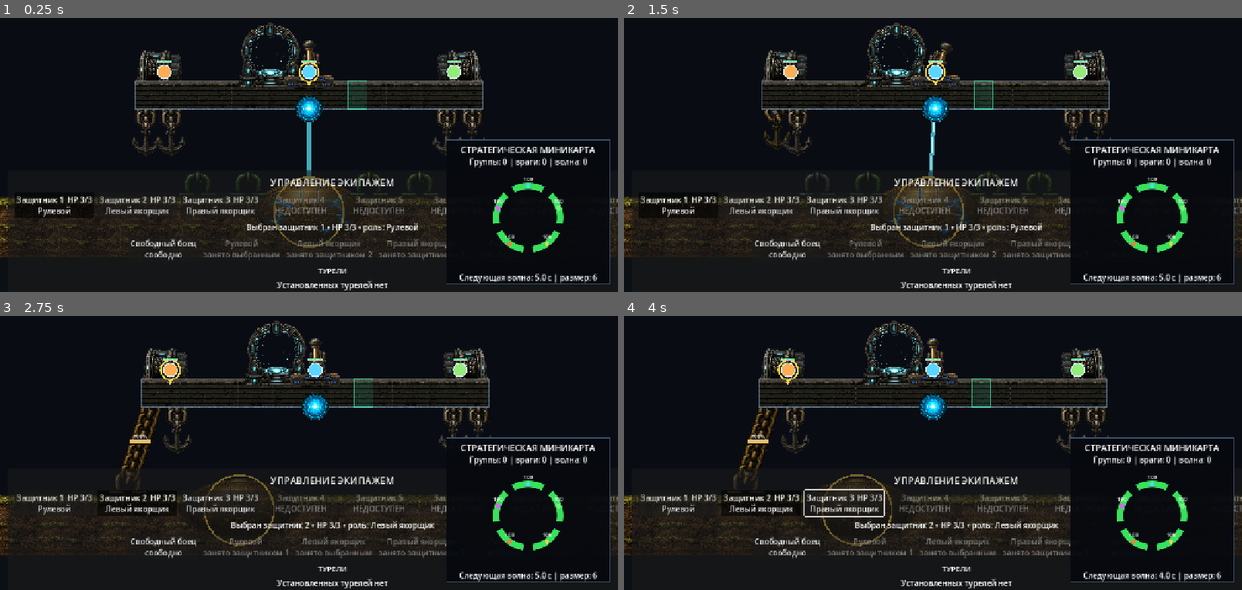
Above: before the commit, frames 1-4 (two rows, left to right).
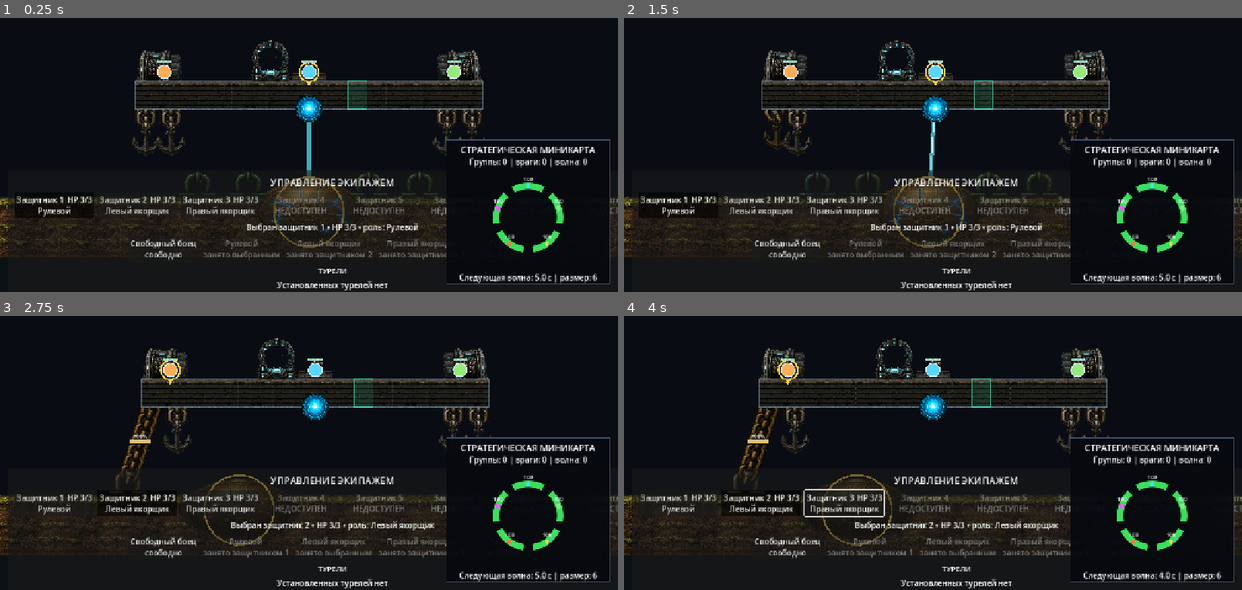
Above: after the commit, the same moments.

Repository: bageus/GloryProtect
Game: Godot game, scene res://scenes/game/game_root_with_flyers.tscn
The game is run twice, just before and just after one commit, with the same random seed, the same clock (stepped at 60 frames per second) and the same inputs.
Inputs (mouse positions are in pixels of both pictures, inside the frame that each line leads up to):
- Up to frame 1 (0.25 s): no input
- Up to frame 2 (1.5 s): click "Защитник 1 HP 3/3 Рулевой" at 0.5 s; tap Enter (ui_accept) at 1.25 s; move the mouse to (1068, 100) at 1.27 s; hold Right (ui_right) from 1.28 s (still down); tap 1 at 1.35 s; click (1068, 100) at 1.42 s
- Up to frame 3 (2.75 s): tap Enter (ui_accept) at 1.52 s; release Right (ui_right) at 2 s; drag from (185, 433) to (278, 485) at 2.02 s
- Up to frame 4 (4 s): move the mouse to (994, 340) at 2.77 s; hold Right (ui_right) 2.78-3.5 s; tap 3 at 2.85 s; drag from (902, 485) to (747, 365) at 3.52 s

The runs differ from the first frame. In frame 1, 1.3% of the frame differs, in the area x 38-54%, y 1-27%; in frame 2, 1.3%; in frame 3, 1.3%, in the area x 39-55%, y 1-27%; in frame 4, 1.3%.

Commit message:
Align portal and steering console to platform top

Diff:
--- a/scripts/platform/platform_visual_controller.gd
+++ b/scripts/platform/platform_visual_controller.gd
@@ -45,20 +45,17 @@
 @export var platform_core_size: Vector2 = Vector2(112.0, 112.0)
 @export_range(0.0, 1.0, 0.01) var platform_core_protrusion_ratio: float = 0.33
 @export var platform_core_offset: Vector2 = Vector2.ZERO
+@export_range(0.05, 0.5, 0.01) var object_asset_scale: float = 0.24
 
 @export_group("Driver Console")
-@export var driver_toggle_size: Vector2 = Vector2(104.0, 82.0)
-@export var driver_toggle_offset: Vector2 = Vector2(0.0, -51.0)
-@export var driver_lever_size: Vector2 = Vector2(28.0, 68.0)
-@export var driver_lever_mount_offset: Vector2 = Vector2(0.0, 5.0)
+@export var driver_console_surface_offset: Vector2 = Vector2(0.0, -2.0)
+@export var driver_lever_mount_normalized: Vector2 = Vector2(0.5, 0.58)
+@export var driver_lever_mount_offset: Vector2 = Vector2(0.0, 0.0)
 @export_range(0.0, 60.0, 1.0) var driver_lever_max_angle_degrees: float = 24.0
 @export_range(1.0, 30.0, 0.5) var driver_lever_response_speed: float = 13.0
 
 @export_group("Portal Visual")
-@export var portal_size: Vector2 = Vector2(136.0, 136.0)
-@export var portal_local_y: float = -82.0
-@export var portal_offset: Vector2 = Vector2.ZERO
-@export var portal_overlay_size: Vector2 = Vector2(104.0, 104.0)
+@export var portal_surface_offset: Vector2 = Vector2(0.0, 2.0)
 @export var portal_overlay_offset: Vector2 = Vector2(0.0, 2.0)
 @export_range(0.01, 2.0, 0.01) var portal_flash_duration: float = 0.18
 @export_range(0.01, 2.0, 0.01) var portal_ghost_duration: float = 0.26
@@ -92,7 +89,9 @@
 	_driver_lever_source_rect = _get_alpha_bounds(DRIVER_LEVER_TEXTURE)
 	var scene_root: Node = get_tree().current_scene
 	if scene_root != null:
-		_game_flow = scene_root.get_node_or_null("GameFlowController") as GameFlowController
+		_game_flow = scene_root.get_node_or_null(
+			"GameFlowController"
+		) as GameFlowController
 	_steering_input.driver_availability_changed.connect(_on_visual_state_changed)
 	queue_redraw()
 
@@ -129,7 +128,6 @@
 		Vector2(platform_width, balance.platform_height)
 	)
 
-	# The solid body remains behind transparent holes inside the tile artwork.
 	draw_rect(platform_rect, Color(0.12, 0.17, 0.24), true)
 	_draw_platform_tiles(platform_width)
 	draw_rect(platform_rect, Color(0.55, 0.69, 0.82, 0.45), false, 2.0)
@@ -175,10 +173,13 @@
 
 
 func _draw_portal() -> void:
-	var center := Vector2(
-		crew_balance.replacement_door_local_x,
-		portal_local_y
-	) + portal_offset
+	var portal_size: Vector2 = _portal_source_rect.size * object_asset_scale
+	var platform_top: float = -balance.platform_height * 0.5
+	var portal_bottom := Vector2(
+		crew_balance.replacement_door_local_x + portal_surface_offset.x,
+		platform_top + portal_surface_offset.y
+	)
+	var center := portal_bottom - Vector2(0.0, portal_size.y * 0.5)
 	var portal_rect := Rect2(center - portal_size * 0.5, portal_size)
 	draw_texture_rect_region(
 		PORTAL_TEXTURE,
@@ -235,9 +236,10 @@
 	center: Vector2,
 	modulate: Color
 ) -> void:
+	var overlay_size: Vector2 = source_rect.size * object_asset_scale
 	var rect := Rect2(
-		center + portal_overlay_offset - portal_overlay_size * 0.5,
-		portal_overlay_size
+		center + portal_overlay_offset - overlay_size * 0.5,
+		overlay_size
 	)
 	draw_texture_rect_region(texture, rect, source_rect, modulate)
 
@@ -270,10 +272,20 @@
 
 
 func _draw_driver_console() -> void:
-	var console_center: Vector2 = driver_toggle_offset
+	var console_size: Vector2 = (
+		_driver_toggle_source_rect.size * object_asset_scale
+	)
+	var lever_size: Vector2 = (
+		_driver_lever_source_rect.size * object_asset_scale
+	)
+	var platform_top: float = -balance.platform_height * 0.5
+	var console_bottom := Vector2(
+		driver_console_surface_offset.x,
+		platform_top + driver_console_surface_offset.y
+	)
 	var console_rect := Rect2(
-		console_center - driver_toggle_size * 0.5,
-		driver_toggle_size
+		console_bottom - Vector2(console_size.x * 0.5, console_size.y),
+		console_size
 	)
 	var console_tint := Color.WHITE
 	if not _steering_input.driver_available:
@@ -285,13 +297,15 @@
 		console_tint
 	)
 
-	var lever_mount: Vector2 = console_center + driver_lever_mount_offset
+	var lever_mount := Vector2(
+		console_rect.position.x
+			+ console_rect.size.x * driver_lever_mount_normalized.x,
+		console_rect.position.y
+			+ console_rect.size.y * driver_lever_mount_normalized.y
+	) + driver_lever_mount_offset
 	var lever_rect := Rect2(
-		Vector2(
-			-driver_lever_size.x * 0.5,
-			-driver_lever_size.y
-		),
-		driver_lever_size
+		Vector2(-lever_size.x * 0.5, -lever_size.y),
+		lever_size
 	)
 	draw_set_transform(lever_mount, _driver_lever_angle, Vector2.ONE)
 	draw_texture_rect_region(
